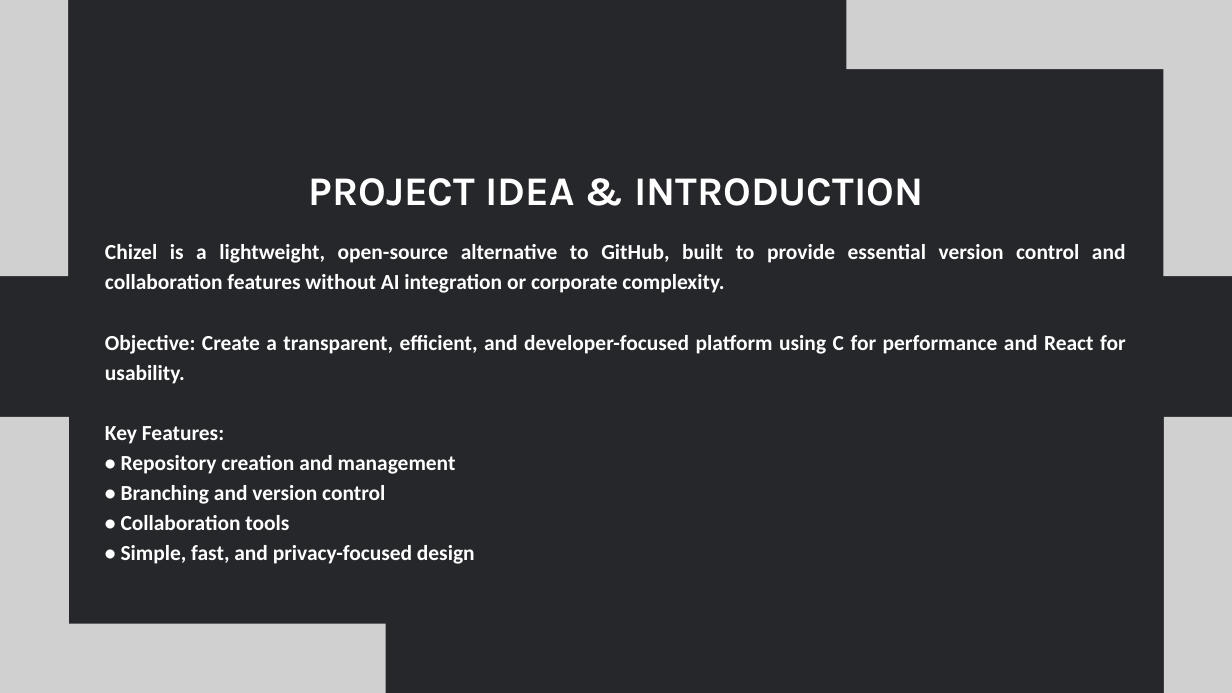
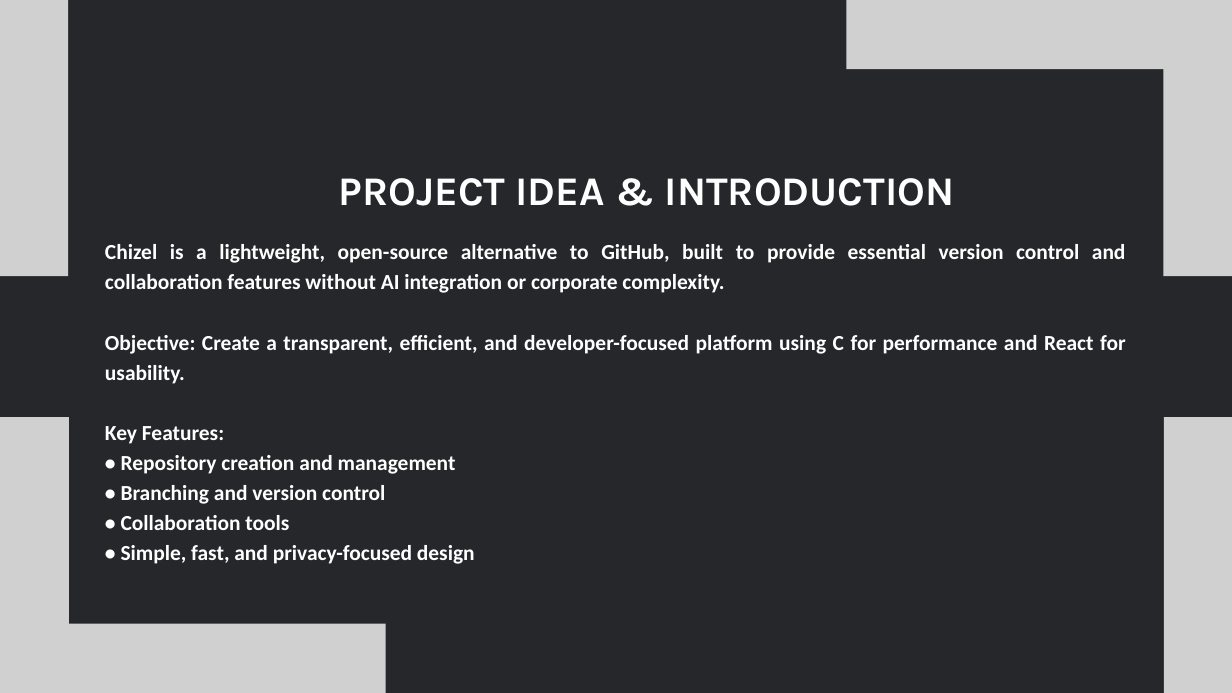
Before and after one commit to ElementaleLord/Chizel, a slide deck: slide 2 of docs/FYP Presentation.pptx. Drawn at 1232x693 pixels with LibreOffice and Linux fonts; fonts in the diff are those of the drawing; grey boxes stand for pictures. Boxes give left, top, right and bottom in pixels: in the first picture for what was removed or moved away, otherwise in the second. Text is boxed around its words. In the diff, an @@ line names an element or a change of style, - is before the commit and + after.

```diff
--- a/docs/FYP Presentation.pptx
+++ b/docs/FYP Presentation.pptx
@@ text "PROJECT IDEA & INTRODUCTION": place and size @@
-text "PROJECT IDEA & INTRODUCTION" at (309, 178, 923, 206)
+text "PROJECT IDEA & INTRODUCTION" at (339, 178, 954, 206)
```
Also in this commit, not shown: 10 other slides changed, 2 other files.
